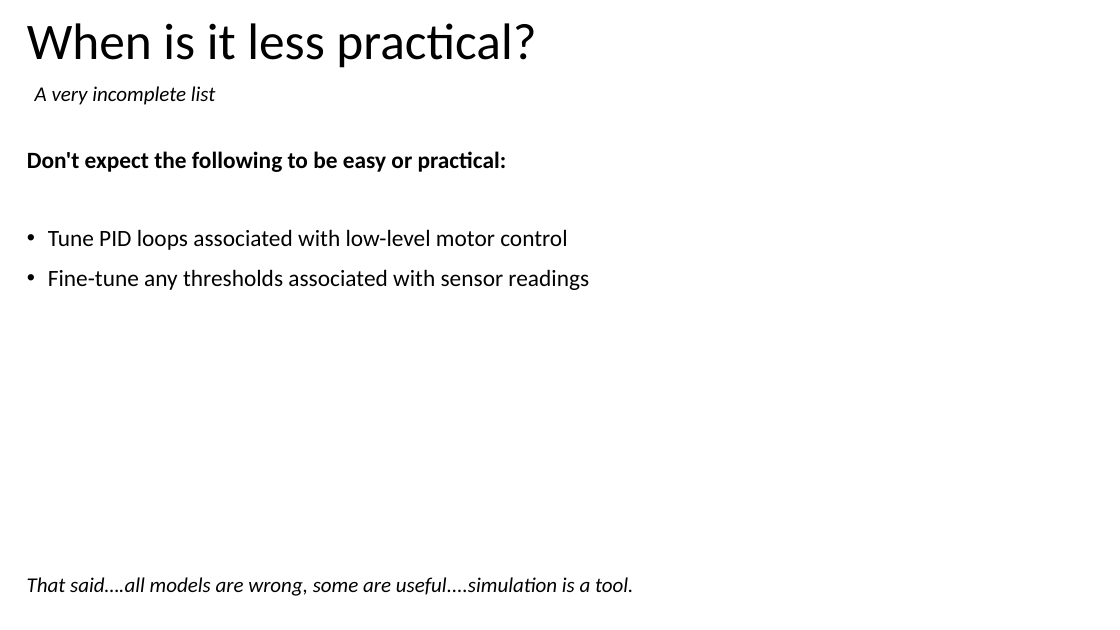
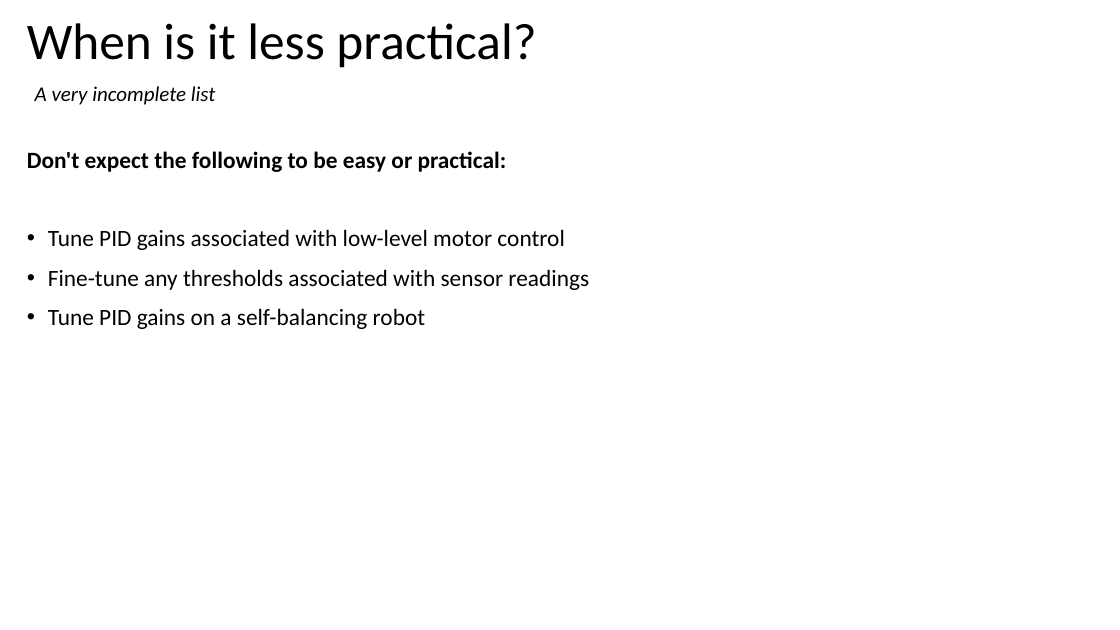
Before and after one commit to nettercm/simple_3pi_simulation, a slide deck: slide 7 of DPRG Monthly Meeting 2020-10-10.pptm (slide 6 before the commit). Drawn at 1120x630 pixels with LibreOffice and Linux fonts; fonts in the diff are those of the drawing. Boxes give left, top, right and bottom in pixels: in the first picture for what was removed or moved away, otherwise in the second. Text is boxed around its words. In the diff, an @@ line names an element or a change of style, - is before the commit and + after.

```diff
--- a/DPRG Monthly Meeting 2020-10-10.pptm
+++ b/DPRG Monthly Meeting 2020-10-10.pptm
@@ text at [48, 229, 564, 250]: text changed @@
-• Tune PID loops associated with low-level motor control
+• Tune PID gains associated with low-level motor control
@@ text at [48, 308, 425, 329]: paragraph added @@
+• Tune PID gains on a self-balancing robot
@@ text removed at [27, 577, 633, 596] @@
-That said….all models are wrong, some are useful....simulation is a tool.
```
Also in this commit, not shown: 7 other slides changed, 4 slides added, 1 slide removed.
